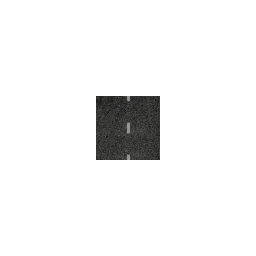
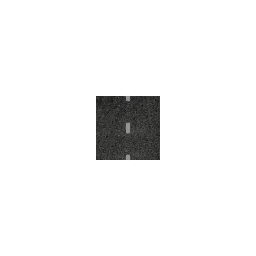
Revision of a layered 256px x 256px image; what changed, layer by layer:
painted on "Layer" over [125, 95, 131, 161]
